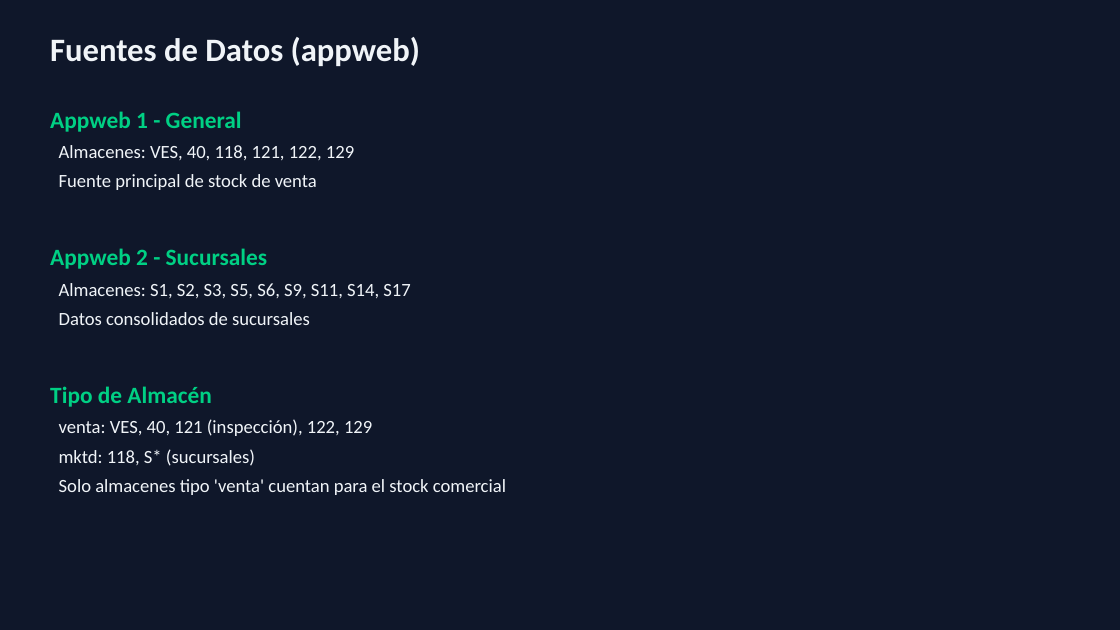
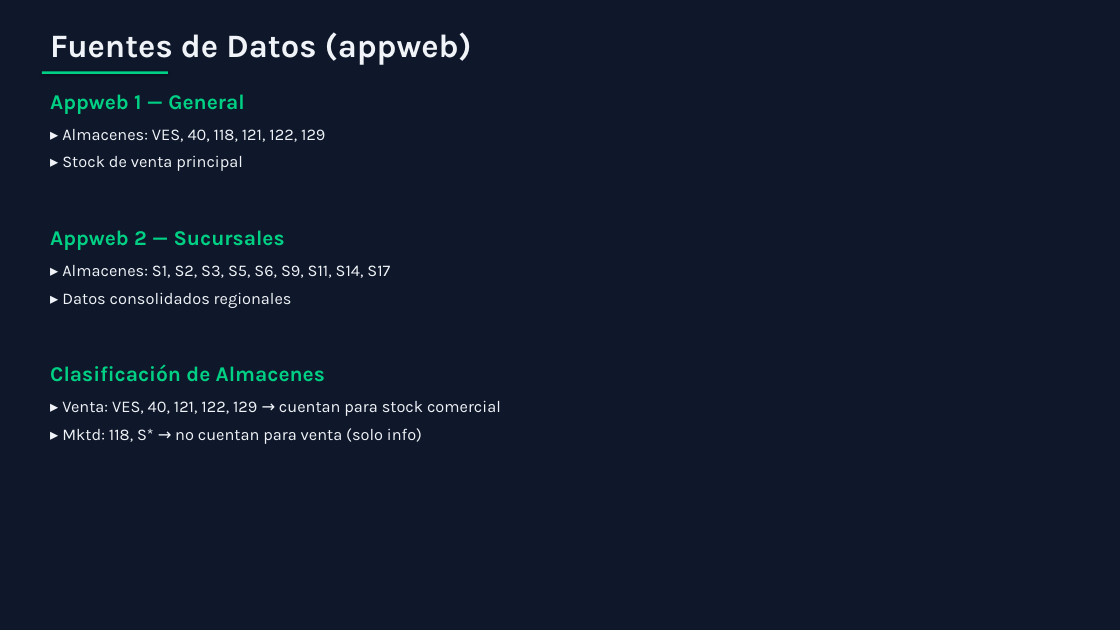
Before and after one commit to carloscus/g360-stock-reporter, a slide deck: slide 6 of StockPulse_Manual_Tecnico.pptx. Drawn at 1120x630 pixels with LibreOffice and Linux fonts; fonts in the diff are those of the drawing. Boxes give left, top, right and bottom in pixels: in the first picture for what was removed or moved away, otherwise in the second. Text is boxed around its words. In the diff, an @@ line names an element or a change of style, - is before the commit and + after.

Commit message:
docs: improved PPTX design with better typography and spacing

```diff
--- a/StockPulse_Manual_Tecnico.pptx
+++ b/StockPulse_Manual_Tecnico.pptx
@@ text "Fuentes de Datos (appweb)" at bbox=[50, 32, 472, 65]: font Calibri to Karla @@
@@ rectangle added at bbox=[42, 71, 168, 74], fill #00D084 @@
@@ text at bbox=[50, 94, 501, 444]: text changed; size 16 to 14 pt; font Calibri to Karla @@
-Appweb 1 - General
-Almacenes: VES, 40, 118, 121, 122, 129
-Fuente principal de stock de venta
-Appweb 2 - Sucursales
-Almacenes: S1, S2, S3, S5, S6, S9, S11, S14, S17
-Datos consolidados de sucursales
-Tipo de Almacén
-venta: VES, 40, 121 (inspección), 122, 129
-mktd: 118, S* (sucursales)
-Solo almacenes tipo 'venta' cuentan para el stock comercial
+Appweb 1 — General
+▸ Almacenes: VES, 40, 118, 121, 122, 129
+▸ Stock de venta principal
+Appweb 2 — Sucursales
+▸ Almacenes: S1, S2, S3, S5, S6, S9, S11, S14, S17
+▸ Datos consolidados regionales
+Clasificación de Almacenes
+▸ Venta: VES, 40, 121, 122, 129 → cuentan para stock comercial
+▸ Mktd: 118, S* → no cuentan para venta (solo info)
```
Also in this commit, not shown: 25 other slides changed, 1 other file.
